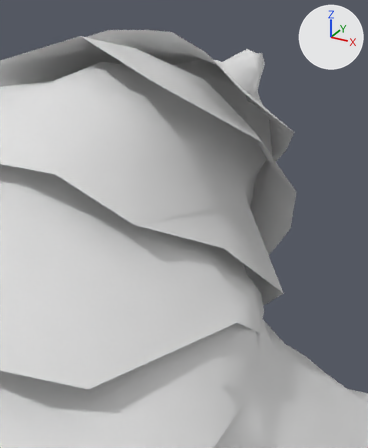
The FBX model base/DirectX3D/Models/Animations/Bear/bear_sleep.fbx as it was, and as the next commit left it.
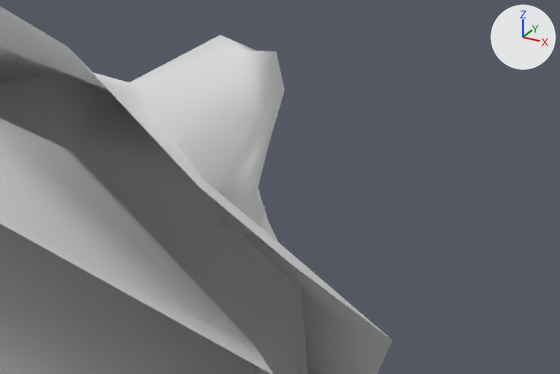
There are two pictures of each version: one from a 50 mm camera at (46.0, -62.1, 196.0) aimed at (-18.7, 55.5, 137.2), one close up on the part from 51% to 92% of the width and 9% to 32% of the height. Lighting does not change. The marker at upper right points along +X, +Y and +Z.

In view in the first close-up: 'BearNew'.
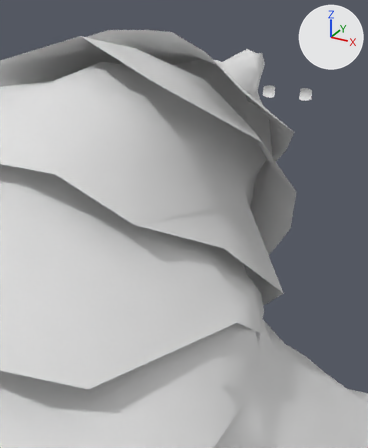
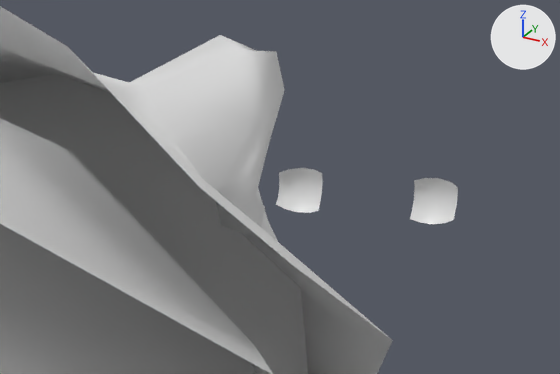
Where the newer file only moved an object's origin or applied its transform, the numbers keep the older frame.

Pixel boxes (x1, y1, x2, y2) of what changed, in the close-ups (560 x 374 px):
'Eyes', added: after (276, 168, 458, 224)

What the commit changed:
Material 'Eyes.Mat' (mat_eyes_mat) is new.
Its base color is (0.8, 0.8, 0.8) (white #e7e7e7).
Its roughness is 0.4.
Mesh me_eyes is new.
It has 50 vertices, 64 faces and spans x -7.22..7.22, y -0.66..0.66, z -1.73..1.73.
It uses material mat_eyes_mat (white #e7e7e7).
Object 'Eyes' (ob_eyes) is new; it shows me_eyes.
Its location is (0.0, 82.94, 171.61).
